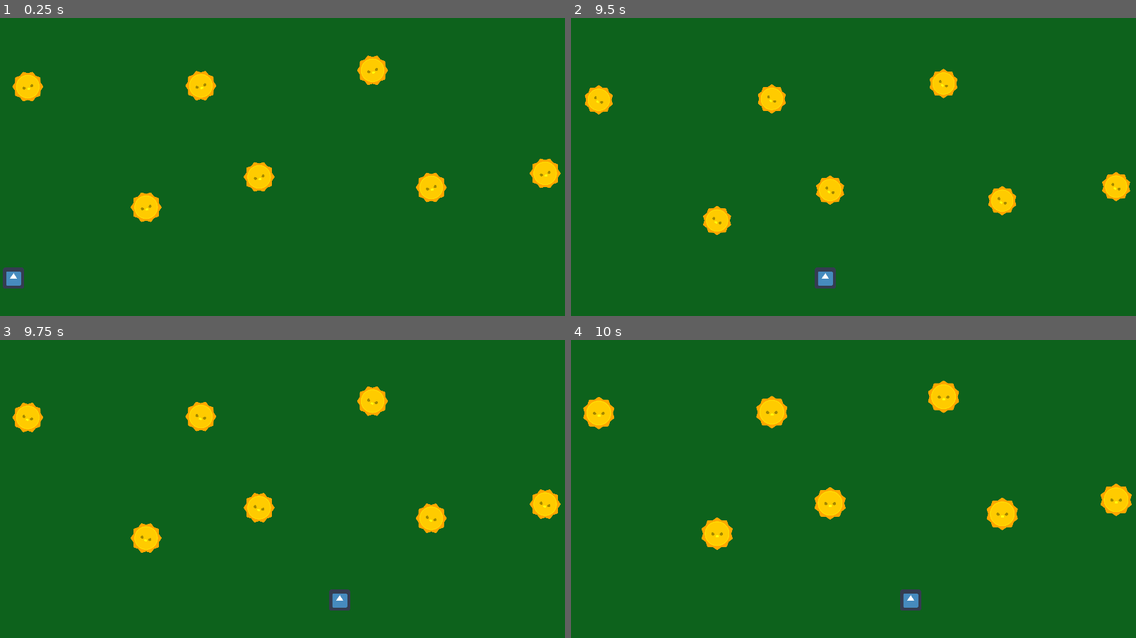
Above: before the commit, frames 1-4 (two rows, left to right).
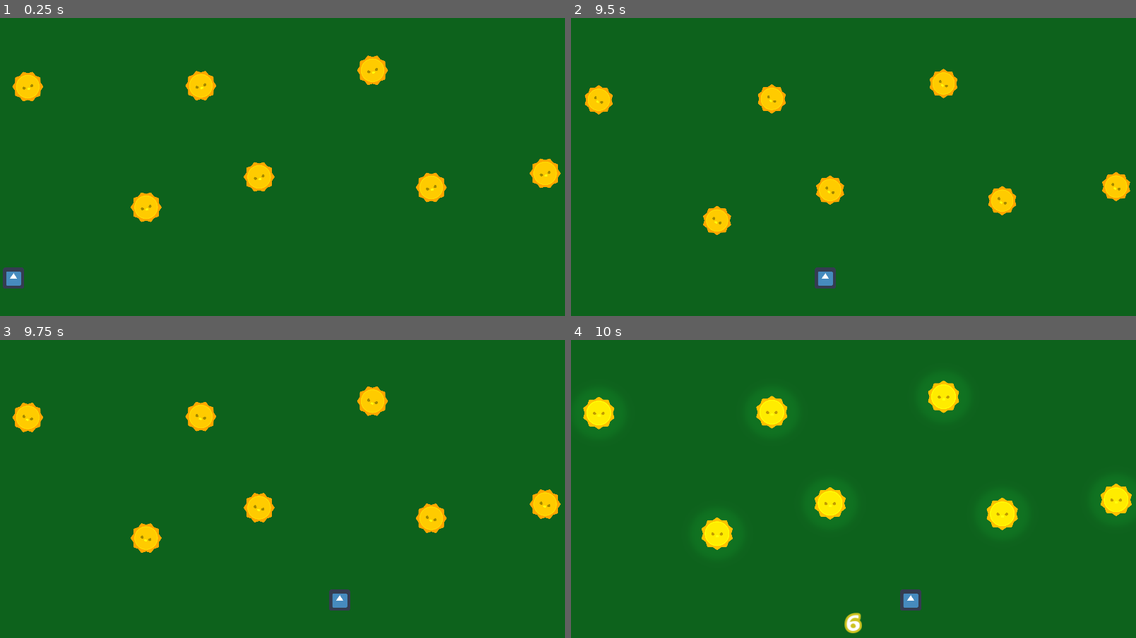
Above: after the commit, the same moments.

Repository: Szczocik/Pollinations_bee
Game: Godot game, scene res://World.tscn
Two runs of this game, one before a commit and one after it. Both use one fixed random seed, a clock stepped at 60 frames per second and the inputs below. The engine's default icon, where the game draws it, is replaced by a stand-in: a white triangle on a blue panel in a dark square.
Inputs (mouse positions are in pixels of both pictures, inside the frame that each line leads up to):
- Up to frame 1 (0.25 s): no input
- Up to frame 2 (9.5 s): move the mouse to (977, 140) at 0.52 s; move the mouse to (740, 172) at 1.27 s; move the mouse to (910, 86) at 2.02 s; move the mouse to (825, 220) at 2.77 s; move the mouse to (1023, 205) at 3.52 s; move the mouse to (684, 110) at 4.27 s; move the mouse to (881, 158) at 5.02 s; move the mouse to (768, 77) at 5.77 s; move the mouse to (977, 140) at 6.52 s; move the mouse to (740, 172) at 7.27 s; move the mouse to (910, 86) at 8.02 s; move the mouse to (825, 220) at 8.77 s
- Up to frame 3 (9.75 s): move the mouse to (452, 527) at 9.52 s
- Up to frame 4 (10 s): no input

Frames 1-3 are identical in both runs. In frame 4, 3.1% of the frame differs, in the area x 2-100%, y 13-99%.

Commit message:
move player

Diff:
--- a/World.gd
+++ b/World.gd
@@ -21,7 +21,7 @@
 	$CountdownLabel.visible = true
 	get_tree().call_group("flower", "light_on")
 	get_tree().call_group("flower", "stop_move")
-
+	check_area(player,flower)
 
 
 func _on_CountdownTimer_timeout():
@@ -29,12 +29,15 @@
 	get_tree().call_group("player", "_move_to_mouse")
 	$Player/ShakeAnimation.play("shake")
 
+
 	$CountdownLabel.visible = false
 	MusicController.reset_volume()
 	get_tree().call_group("flower", "light_off")
 	get_tree().call_group("flower", "start_move")
 
-
+func check_area(player, flower):
+	if player and flower in Stripes:
+		print("OK")
 
 func _process(delta):
 	$CountdownLabel.text = str(int($CountdownTimer.time_left) +1)
--- a/World.tscn
+++ b/World.tscn
@@ -167,7 +167,7 @@
 z_index = 1
 
 [node name="MusicTimer" type="Timer" parent="."]
-wait_time = 20.0
+wait_time = 10.0
 
 [node name="CountdownTimer" type="Timer" parent="."]
 wait_time = 5.0
